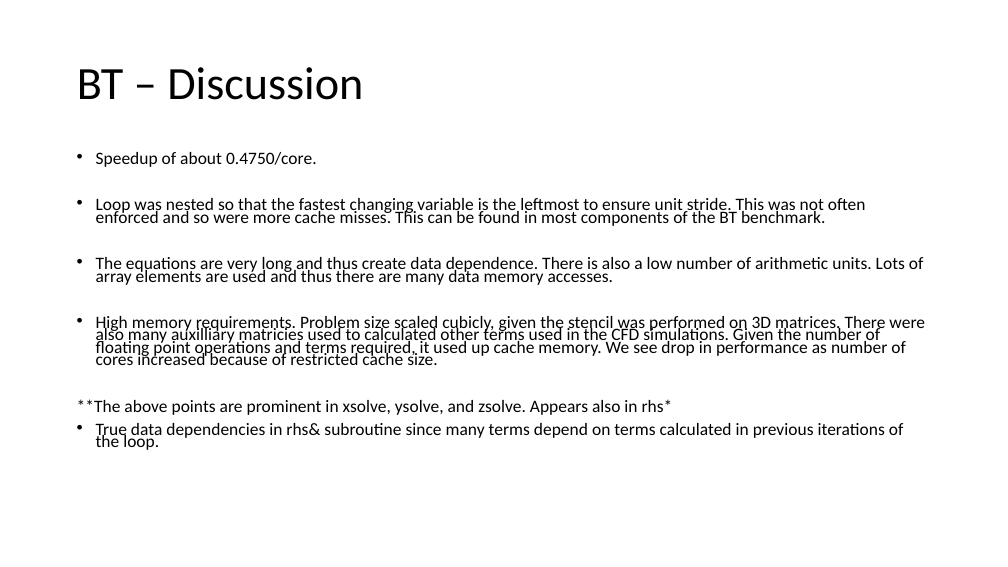
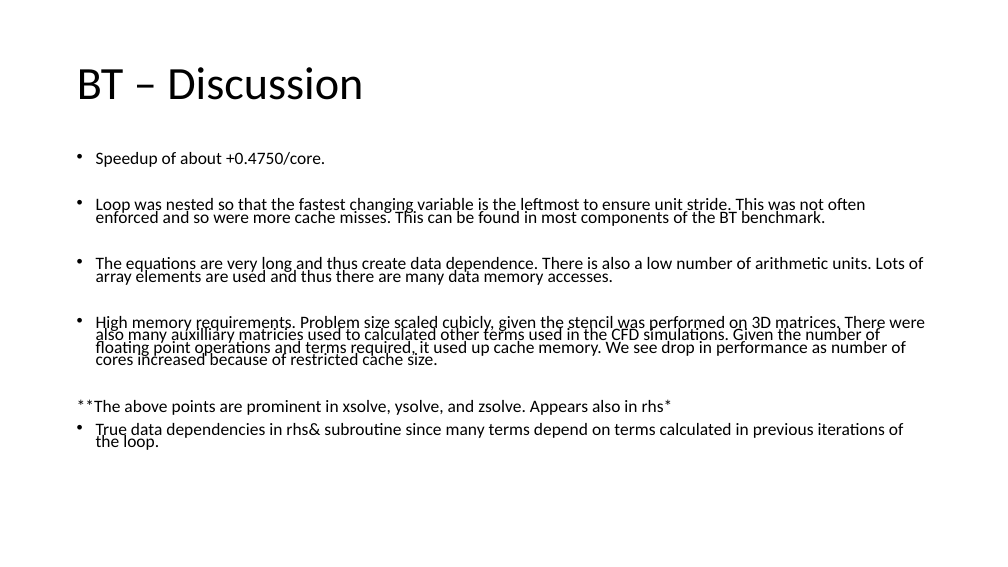
Before and after one commit to itomaldonado/multiprocessor-benchmarking-exploration, a slide deck: slide 22 of presentation.ppt. Drawn at 1008x567 pixels with LibreOffice and Linux fonts; fonts in the diff are those of the drawing. Boxes give left, top, right and bottom in pixels: in the first picture for what was removed or moved away, otherwise in the second. Text is boxed around its words. In the diff, an @@ line names an element or a change of style, - is before the commit and + after.

```diff
--- a/presentation.ppt
+++ b/presentation.ppt
@@ text at box(96, 152, 325, 167): text changed @@
-• Speedup of about 0.4750/core.
+• Speedup of about +0.4750/core.
```
Also in this commit, not shown: 7 other slides changed, 1 slide added.
